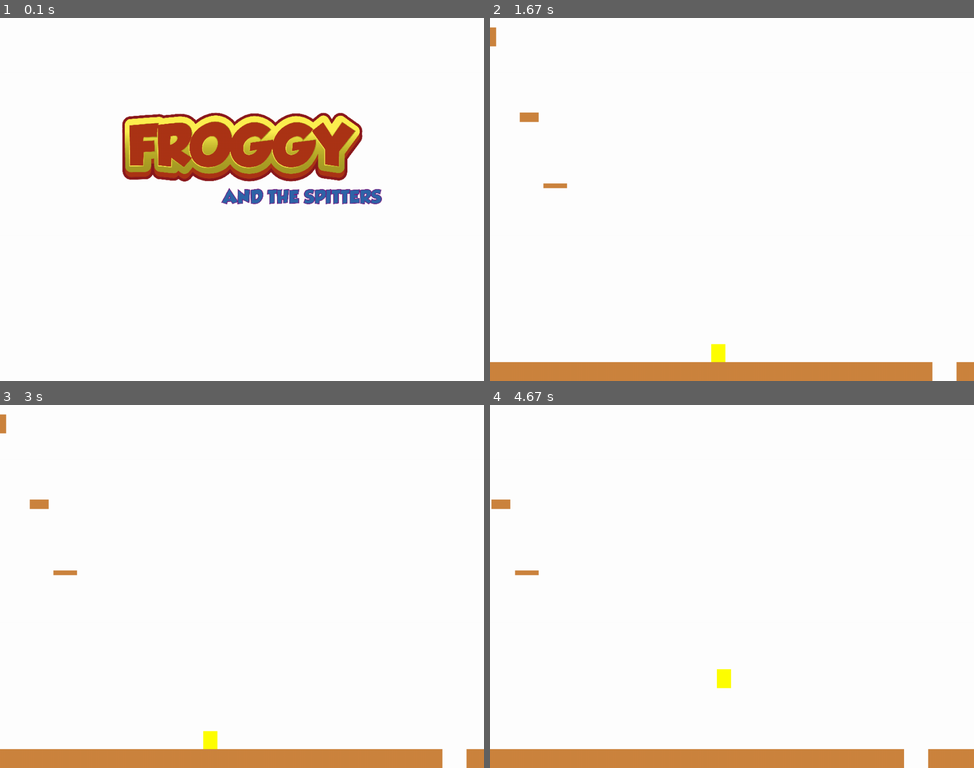
Above: before the commit, frames 1-4 (two rows, left to right).
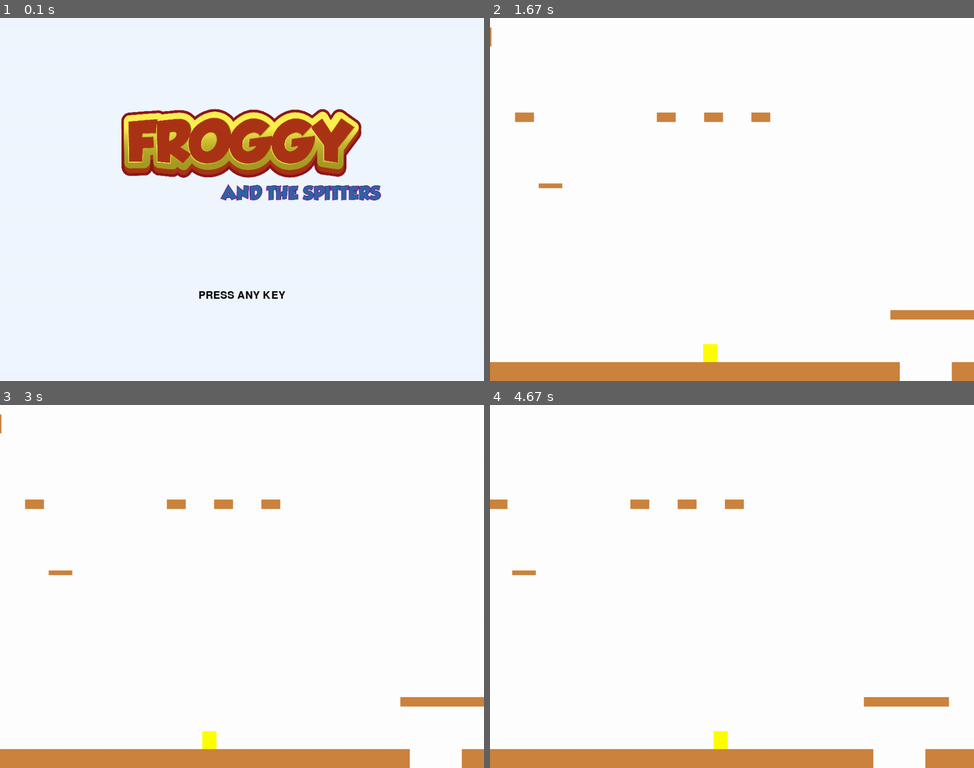
Above: after the commit, the same moments.

Repository: Ebrek/ProyectoIS2
Game: pygame game, started from main.py
Same seed, same stepped clock (60 frames per second), same inputs: the game is played once before the commit and once after it.
Inputs:
- Up to frame 1 (0.1 s): no input
- Up to frame 2 (1.67 s): hold Right 0.33-0.8 s; hold Right 0.83-1.3 s; hold Left from 1.33 s (still down)
- Up to frame 3 (3 s): release Left at 1.87 s; hold Left 1.9-2.3 s; hold Right 2.33-2.97 s
- Up to frame 4 (4.67 s): hold Left 3-3.47 s; hold Right 3.5-3.97 s; hold Right 4-4.47 s; tap Space at 4.07, 4.37, 4.57 s; hold Left from 4.5 s (still down)

The runs differ from the first frame. In frame 1, 6.0% of the frame differs, in the area x 25-79%, y 25-78%; in frame 2, 1.6%; in frame 3, 1.4%; in frame 4, 1.6%.

Commit message:
agregacion de press any key y color en pantalla de inicio

Diff:
--- a/game.py
+++ b/game.py
@@ -1,4 +1,4 @@
-
+#no se usa
 
 
 froggy_width = 64
--- a/main.py
+++ b/main.py
@@ -2,7 +2,7 @@
 import random
 from settings import *
 from sprites import *
-
+import copy
 
 class Game:
 
@@ -14,6 +14,7 @@
         pg.display.set_caption(TITLE)
         self.clock = pg.time.Clock()
         self.running = True
+        self.font_name=pg.font.match_font(FONT_NAME)
 
     def new(self):
         # start a new game
@@ -42,25 +43,33 @@
     def update(self):
         # Game Loop - Update
         self.all_sprites.update()
-        #cuando el juegdor cae sobre plataforma
-        if self.player.vel.y>0:
-            hits = pg.sprite.spritecollide(self.player, self.platforms, False)
-            if hits:
-                self.player.pos.y = hits[0].rect.top+1
-                self.player.vel.y = 0
-
         #si el jugador va hacia la derecha - centrar jugador
         keys = pg.key.get_pressed()
         if keys[pg.K_RIGHT]:
             if self.player.rect.right >= WIDTH / 2:
-                self.player.pos.x -= abs(self.player.vel.x)
                 for plat in self. platforms:
                     plat.rect.x -= abs(self.player.vel.x)
-
+                self.player.pos.x -= abs(self.player.vel.x)
 
                 # Si nos caemomos del mapa GAME over
-                if self.player.rect.bottom > HEIGHT:
-                    self.playing = False
+        if self.player.rect.bottom > HEIGHT:
+            self.playing = False
+
+        #cuando el juegdor cae sobre plataforma
+        if self.player.vel.y>0:
+            for plat in self. platforms:
+                col = pg.sprite.collide_rect(self.player, plat)
+                if col == True:
+                    self.player.pos.y = plat.rect.top+1
+                    self.player.vel.y = 0
+            #nigga=copy.copy(self.platforms)
+            #hits = pg.sprite.spritecollide(self.player, nigga, False)
+            #if hits:
+            #    self.player.pos.y = hits[0].rect.top+1
+            #    self.player.vel.y = 0
+            #    if keys[pg.K_RIGHT]:
+            #        hits[0].rect.x -= abs(self.player.vel.x)
+
 
     def events(self):
         # Game Loop - events
@@ -87,13 +96,12 @@
         imagen1 = pg.image.load("img/logo.png")
         imagen1 =pg.transform.scale(imagen1,(550,200))
 
+        self.screen.fill(LIGHTBLUE)
+        self.screen.blit(imagen1,(WIDTH/4,HEIGHT/4))
+        self.draw_text("PRESS ANY KEY",32,BLACK,WIDTH/2,HEIGHT*3 /4)
 
-
-        self.screen.fill(WHITE)
-        self.screen.blit(imagen1,(258,200))
         pg.display.flip()
         self.wait_for_key()
-
 
     def show_go_screen(self):
         # game over/continue
--- a/player.py
+++ b/player.py
@@ -1,3 +1,6 @@
+
+# no se usa
+
 import pygame
 
 class player
--- a/settings.py
+++ b/settings.py
@@ -4,6 +4,8 @@
 HEIGHT = 768
 FPS = 60
 
+
+FONT_NAME='Press Start'
 
 #propiedades de froggy
 PLAYER_ACC = 0.5
@@ -14,13 +16,15 @@
 
 #Plataformas de Inicio
 #POSICION x/ POSICIOn Y, largo, altura
-PLATFORM_LIST = [(0, HEIGHT -40, WIDTH , 40),
+PLATFORM_LIST = [(-20, HEIGHT -40, WIDTH-40 , 40),
                 (WIDTH + 50, HEIGHT -40, WIDTH , 40),
                 (200,350,50,10),
                 (150,200,40,20),
-                (20,20,80,40)]
-
-
+                (450,200,40,20),
+                (550,200,40,20),
+                (650,200,40,20),
+                (20,20,80,40),
+                (WIDTH-80,HEIGHT-150,180,20)]
 
 
 # define colors
@@ -31,3 +35,4 @@
 BLUE = (0, 0, 255)
 YELLOW = (255, 255, 0)
 PERU = (205,133,63)
+LIGHTBLUE = (240,248,255)
--- a/sprites.py
+++ b/sprites.py
@@ -38,8 +38,8 @@
         #friccion
         self.acc.x += self.vel.x * PLAYER_FRICTION
         #movimiento
-        self.vel += self.acc
-        self.pos += self.vel + 0.5 * self.acc
+        self.vel +=  1.5 * self.acc
+        self.pos += self.vel
         #wrap around the scrrens
     #    if self.pos.x > WIDTH:
     #        self.pos.x = 0
